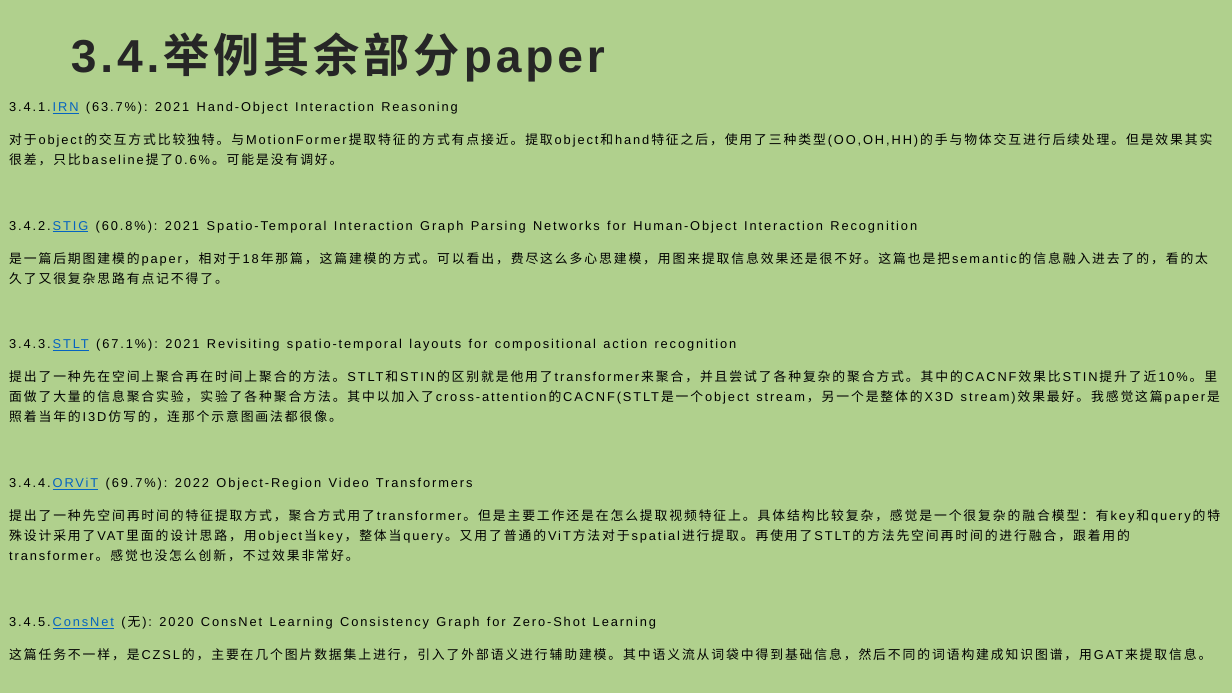
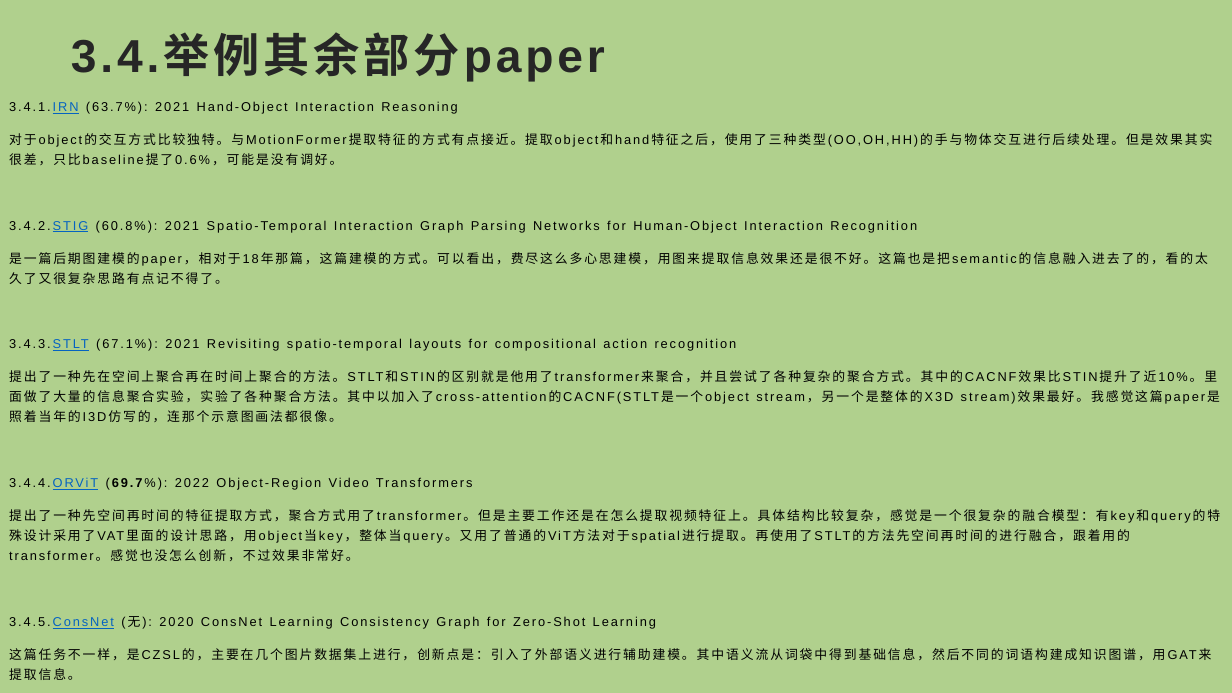
Before and after one commit to Randle-Github/paper-video-action-recognition, a slide deck: slide 10 of compositional action recognition survey.pptx. Drawn at 1232x693 pixels with LibreOffice and Linux fonts; fonts in the diff are those of the drawing. Boxes give left, top, right and bottom in pixels: in the first picture for what was removed or moved away, otherwise in the second. Text is boxed around its words. In the diff, an @@ line names an element or a change of style, - is before the commit and + after.

```diff
--- a/compositional action recognition survey.pptx
+++ b/compositional action recognition survey.pptx
@@ text at (x1=9, y1=133, x2=1212, y2=165): text changed @@
-对于object的交互方式比较独特。与MotionFormer提取特征的方式有点接近。提取object和hand特征之后，使用了三种类型(OO,OH,HH)的手与物体交互进行后续处理。但是效果其实很差，只比baseline提了0.6%。可能是没有调好。
+对于object的交互方式比较独特。与MotionFormer提取特征的方式有点接近。提取object和hand特征之后，使用了三种类型(OO,OH,HH)的手与物体交互进行后续处理。但是效果其实很差，只比baseline提了0.6%，可能是没有调好。
@@ text at (x1=9, y1=478, x2=142, y2=487): bold on in "(69.7%):" @@
@@ text at (x1=9, y1=648, x2=1166, y2=680): text changed @@
-这篇任务不一样，是CZSL的，主要在几个图片数据集上进行，引入了外部语义进行辅助建模。其中语义流从词袋中得到基础信息，然后不同的词语构建成知识图谱，用GAT来提取信息。
+这篇任务不一样，是CZSL的，主要在几个图片数据集上进行，创新点是：引入了外部语义进行辅助建模。其中语义流从词袋中得到基础信息，然后不同的词语构建成知识图谱，用GAT来提取信息。
```
Also in this commit, not shown: 9 other slides changed, 5 slides removed, 4 other files.
